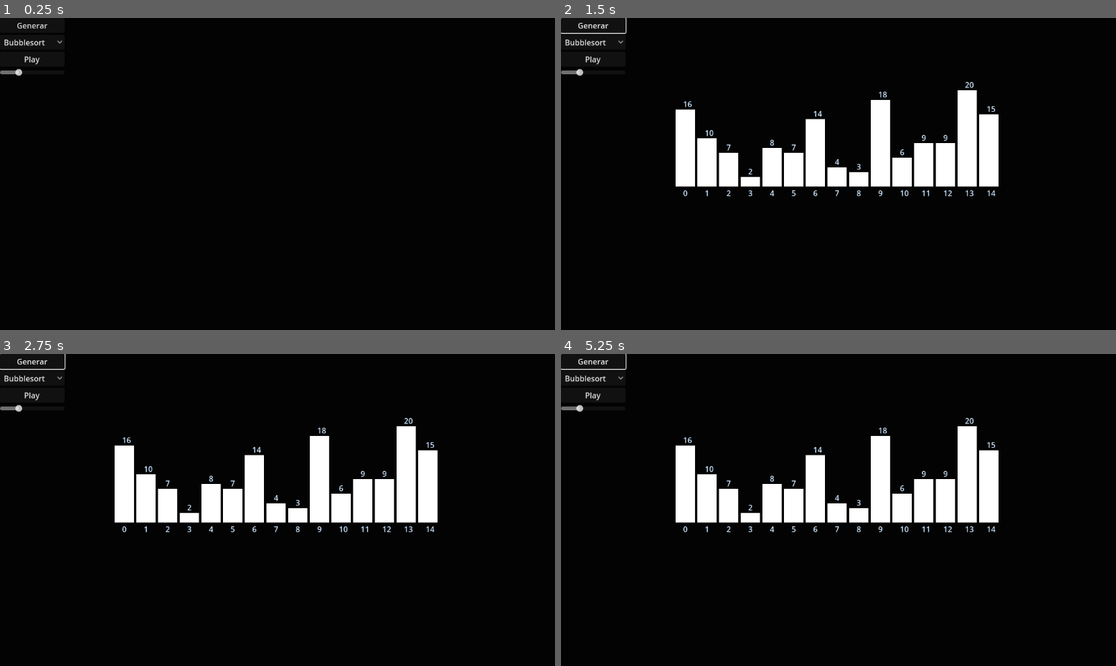
Above: before the commit, frames 1-4 (two rows, left to right).
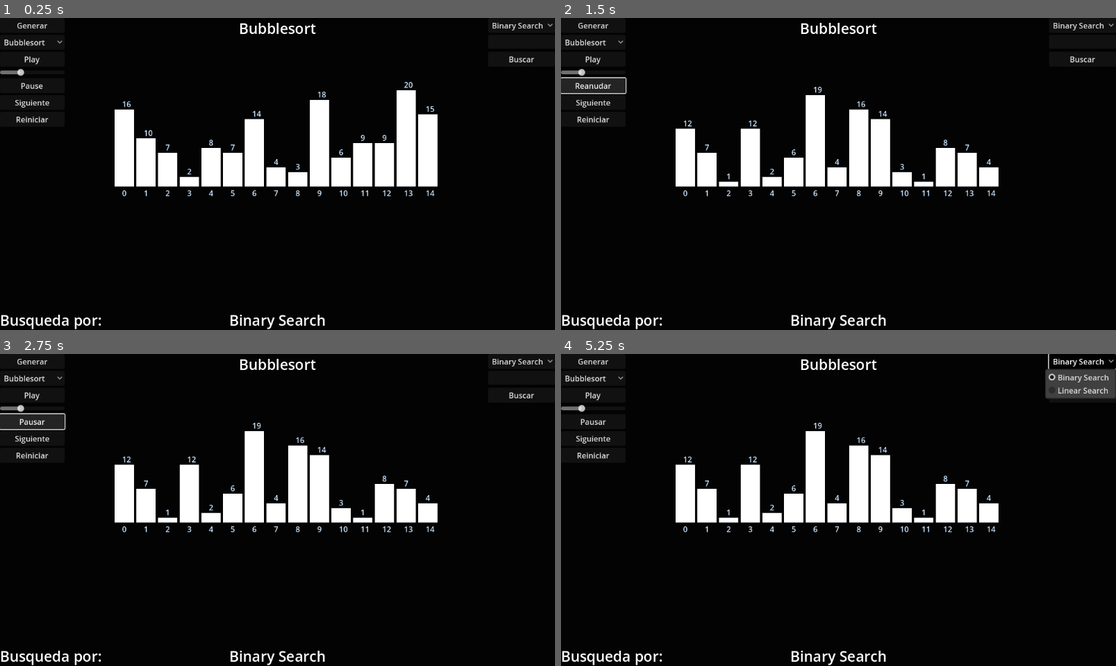
Above: after the commit, the same moments.

Repository: gus0117/godot-sort-visualizer
Game: Godot game, scene res://scenes/main.tscn
Same seed, same stepped clock (60 frames per second), same inputs: the game is played once before the commit and once after it. The project has no main scene, so this scene is started directly.
Inputs (mouse positions are in pixels of both pictures, inside the frame that each line leads up to):
- Up to frame 1 (0.25 s): no input
- Up to frame 2 (1.5 s): click "Generar" at 0.5 s; click (594, 86) at 1.25 s, where only the run after the commit has a clickable "Pause"
- Up to frame 3 (2.75 s): click (33, 422) at 2 s, where only the run after the commit has a clickable "Reanudar"
- Up to frame 4 (5.25 s): click (594, 422) at 2.75 s, where only the run after the commit has a clickable "Pausar"; click (594, 438) at 3.5 s, where only the run after the commit has a clickable "Siguiente"; click (594, 453) at 4.25 s, where only the run after the commit has a clickable "Reiniciar"; click (1082, 360) at 5 s, where only the run after the commit has a clickable "Binary Search"

The runs differ from the first frame. In frame 1, 9.7% of the frame differs, in the area x 0-100%, y 1-100%; in frame 2, 7.0%; in frame 3, 7.0%; in frame 4, 7.5%.

Commit message:
Finish first demo

Diff:
--- a/project.godot
+++ b/project.godot
@@ -17,6 +17,7 @@
 [autoload]
 
 Parameters="*res://scripts/globals/parameters.gd"
+Stepper="*res://scripts/globals/stepper.gd"
 
 [dotnet]
 
--- a/scenes/main.tscn
+++ b/scenes/main.tscn
@@ -1,7 +1,10 @@
-[gd_scene load_steps=3 format=3 uid="uid://bpod25e3l2box"]
+[gd_scene load_steps=4 format=3 uid="uid://bpod25e3l2box"]
 
 [ext_resource type="Script" uid="uid://cj3cmq7qy3664" path="res://scripts/main.gd" id="1_0wfyh"]
 [ext_resource type="PackedScene" uid="uid://5jo2pduvpmmb" path="res://scenes/array_visualizer.tscn" id="1_o5qli"]
+
+[sub_resource type="LabelSettings" id="LabelSettings_0wfyh"]
+font_size = 30
 
 [node name="main" type="Control"]
 layout_mode = 3
@@ -21,10 +24,12 @@
 grow_vertical = 2
 color = Color(0.0142752, 0.0142752, 0.0142752, 1)
 
+[node name="ArrayVisualizer" parent="." instance=ExtResource("1_o5qli")]
+
 [node name="VBoxContainer" type="VBoxContainer" parent="."]
-layout_mode = 0
-offset_right = 40.0
-offset_bottom = 40.0
+layout_mode = 2
+offset_right = 134.0
+offset_bottom = 226.0
 
 [node name="GenerateArray" type="Button" parent="VBoxContainer"]
 layout_mode = 2
@@ -47,15 +52,93 @@
 layout_mode = 2
 text = "Play"
 
-[node name="HSlider" type="HSlider" parent="VBoxContainer"]
+[node name="SpeedSlider" type="HSlider" parent="VBoxContainer"]
 layout_mode = 2
-min_value = 0.05
 max_value = 1.0
 step = 0.05
 value = 0.3
 
-[node name="ArrayVisualizer" parent="." instance=ExtResource("1_o5qli")]
+[node name="PlayPauseButton" type="Button" parent="VBoxContainer"]
+layout_mode = 2
+text = "Pause"
+
+[node name="NextButton" type="Button" parent="VBoxContainer"]
+layout_mode = 2
+text = "Siguiente"
+
+[node name="ResetButton" type="Button" parent="VBoxContainer"]
+layout_mode = 2
+text = "Reiniciar"
+
+[node name="SearchContainer" type="VBoxContainer" parent="."]
+layout_mode = 1
+anchors_preset = 1
+anchor_left = 1.0
+anchor_right = 1.0
+offset_left = -139.0
+offset_bottom = 101.0
+grow_horizontal = 0
+
+[node name="SearchOption" type="OptionButton" parent="SearchContainer"]
+layout_mode = 2
+selected = 0
+item_count = 2
+popup/item_0/text = "Binary Search"
+popup/item_0/id = 0
+popup/item_1/text = "Linear Search"
+popup/item_1/id = 1
+
+[node name="LineEdit" type="LineEdit" parent="SearchContainer"]
+layout_mode = 2
+alignment = 1
+
+[node name="SearchButton" type="Button" parent="SearchContainer"]
+layout_mode = 2
+text = "Buscar"
+
+[node name="Title" type="Label" parent="."]
+layout_mode = 1
+anchors_preset = 5
+anchor_left = 0.5
+anchor_right = 0.5
+offset_left = -38.5
+offset_right = 38.5
+offset_bottom = 23.0
+grow_horizontal = 2
+text = "Algorithm"
+label_settings = SubResource("LabelSettings_0wfyh")
+
+[node name="searchTitle" type="Label" parent="."]
+layout_mode = 1
+anchors_preset = 7
+anchor_left = 0.5
+anchor_top = 1.0
+anchor_right = 0.5
+anchor_bottom = 1.0
+offset_left = -49.0
+offset_top = -42.0
+offset_right = 49.0
+grow_horizontal = 2
+grow_vertical = 0
+text = "Search"
+label_settings = SubResource("LabelSettings_0wfyh")
+horizontal_alignment = 2
+
+[node name="Busqueda" type="Label" parent="."]
+layout_mode = 1
+anchors_preset = 2
+anchor_top = 1.0
+anchor_bottom = 1.0
+offset_top = -42.0
+offset_right = 98.0
+grow_vertical = 0
+text = "Busqueda por:"
+label_settings = SubResource("LabelSettings_0wfyh")
 
 [connection signal="pressed" from="VBoxContainer/GenerateArray" to="." method="_on_generate_pressed"]
 [connection signal="pressed" from="VBoxContainer/Play" to="." method="_on_sort_pressed"]
-[connection signal="value_changed" from="VBoxContainer/HSlider" to="." method="_on_speed_slider_value_changed"]
+[connection signal="value_changed" from="VBoxContainer/SpeedSlider" to="." method="_on_speed_slider_value_changed"]
+[connection signal="pressed" from="VBoxContainer/PlayPauseButton" to="." method="_on_PlayPauseBtn_pressed"]
+[connection signal="pressed" from="VBoxContainer/NextButton" to="." method="_on_NextBtn_pressed"]
+[connection signal="pressed" from="VBoxContainer/ResetButton" to="." method="_on_ResetBtn_pressed"]
+[connection signal="pressed" from="SearchContainer/SearchButton" to="." method="_on_search_pressed"]
--- a/scripts/algorithms/binary_search.gd
+++ b/scripts/algorithms/binary_search.gd
@@ -1,5 +1,5 @@
 extends Node
-
+'''
 func binary_search_step(array: Array, value: int, visualizer: Node) -> void:
 	var inicio = 0
 	var fin = array.size() - 1
@@ -16,3 +16,24 @@
 			inicio = medio + 1
 		else:
 			fin = medio - 1
+'''
+
+func binary_search_step(array: Array, visualizer: Node2D, value: int) -> void:
+	var lo = 0
+	var hi = array.size() - 1
+
+	while lo <= hi:
+		var mid = (lo + hi) >> 1
+		if "set_highlight" in visualizer:
+			visualizer.set_highlight([mid]) # Color.YELLEW
+		await Stepper.wait()
+
+		if array[mid] == value:
+			if "set_highlight" in visualizer:
+				visualizer.set_highlight([mid]) # Color.GREEN
+			await Stepper.wait()
+			return
+		elif array[mid] < value:
+			lo = mid + 1
+		else:
+			hi = mid - 1
--- a/scripts/algorithms/bubblesort.gd
+++ b/scripts/algorithms/bubblesort.gd
@@ -1,15 +1,35 @@
+# res://scripts/algorithms/bubblesort.gd
 extends Node
 
-func bubble_sort_step(array: Array, visualizer: Node) -> void:
+func bubble_sort_step(array: Array, visualizer: Node2D) -> void:
 	var n = array.size()
 	for i in range(n):
 		for j in range(0, n - i - 1):
-			visualizer.set_highlight([j, j+1])
-			await Engine.get_main_loop().create_timer(Parameters.animation_speed).timeout
+			# 1) Mostrar comparación
+			if "set_highlight" in visualizer:
+				visualizer.set_highlight([j, j + 1])
+			await Stepper.wait()
+
+			# 2) Si hay intercambio, resaltarlo y ejecutar
 			if array[j] > array[j + 1]:
-				var temp = array[j]
+				if "set_highlight" in visualizer:
+					visualizer.set_highlight([j, j + 1])
+				await Stepper.wait()
+
+				var tmp = array[j]
 				array[j] = array[j + 1]
-				array[j + 1] = temp
-				visualizer.set_array(array)
-	visualizer.set_highlight([])
-	visualizer.set_array(array)
+				array[j + 1] = tmp
+				if "set_array" in visualizer:
+					visualizer.set_array(array)
+				await Stepper.wait()
+
+		# (Opcional) marcar el último como “fijo” en verde
+		if "set_highlight" in visualizer:
+			visualizer.set_highlight([n - i - 1])
+		await Stepper.wait()
+
+	# Limpieza final
+	if "set_highlight" in visualizer:
+		visualizer.set_highlight([])
+	if "set_array" in visualizer:
+		visualizer.set_array(array)
--- /dev/null
+++ b/scripts/algorithms/insertsort.gd
@@ -0,0 +1,55 @@
+# res://scripts/algorithms/insertion_sort.gd
+extends Node
+
+func insertion_sort_step(array: Array, visualizer: Node2D) -> void:
+	var n = array.size()
+
+	for i in range(1, n):
+		var key = array[i]
+		var j = i - 1
+
+		# 🔹 Mostrar el "key" (elemento actual) en cyan
+		if "set_highlight" in visualizer:
+			#visualizer.set_highlight([i], Color.CYAN)
+			visualizer.set_highlight([i])
+		await Stepper.wait()
+
+		# 🔹 Desplazar hacia la derecha mientras haya elementos mayores que key
+		while j >= 0 and array[j] > key:
+			if "set_highlight" in visualizer:
+				#visualizer.set_highlight([j, j+1], Color.YELLOW)
+				visualizer.set_highlight([j, j+1])
+			await Stepper.wait()
+
+			array[j + 1] = array[j]   # mover a la derecha
+			if "set_array" in visualizer:
+				visualizer.set_array(array)
+			await Stepper.wait()
+
+			j -= 1
+
+		# 🔹 Insertar el key en su posición correcta
+		array[j + 1] = key
+		if "set_array" in visualizer:
+			visualizer.set_array(array)
+		if "set_highlight" in visualizer:
+			#visualizer.set_highlight([j+1], Color.ORANGE)
+			visualizer.set_highlight([j+1])
+		await Stepper.wait()
+
+		# 🔹 Marcar en verde todos los ya ordenados hasta i
+		if "set_highlight" in visualizer:
+			var ordered = []
+			for k in range(i+1):
+				ordered.append(k)
+			#visualizer.set_highlight(ordered, Color.GREEN)
+			visualizer.set_highlight(ordered)
+		await Stepper.wait()
+
+	# 🔹 Marcar todo en verde al final
+	if "set_highlight" in visualizer:
+		var all = []
+		for k in range(n):
+			all.append(k)
+		#visualizer.set_highlight(all, Color.GREEN)
+		visualizer.set_highlight(all)
--- /dev/null
+++ b/scripts/algorithms/linear_search.gd
@@ -0,0 +1,31 @@
+# res://scripts/algorithms/linear_search.gd
+extends Node
+
+func linear_search_step(array: Array, visualizer: Node2D, target: int) -> int:
+	var n = array.size()
+
+	for i in range(n):
+		# 🔹 Resaltar comparación actual
+		if "set_highlight" in visualizer:
+			#visualizer.set_highlight([i], Color.YELLOW)
+			visualizer.set_highlight([i])
+		await Stepper.wait()
+
+		if array[i] == target:
+			# 🔹 Si se encuentra, marcar en verde
+			if "set_highlight" in visualizer:
+				#visualizer.set_highlight([i], Color.GREEN)
+				visualizer.set_highlight([i])
+			await Stepper.wait()
+			return i
+
+	# 🔹 Si no se encontró, marcar todo en rojo
+	if "set_highlight" in visualizer:
+		var all_indices = []
+		for j in range(n):
+			all_indices.append(j)
+		#visualizer.set_highlight(all_indices, Color.RED)
+		visualizer.set_highlight(all_indices)
+	await Stepper.wait()
+
+	return -1
--- /dev/null
+++ b/scripts/algorithms/quicksort.gd
@@ -0,0 +1,69 @@
+# res://scripts/algorithms/quicksort.gd
+extends Node
+
+func quicksort_step(array: Array, visualizer: Node2D, low: int = 0, high: int = -1) -> void:
+	if high == -1:
+		high = array.size() - 1
+
+	if low < high:
+		var p = await partition(array, visualizer, low, high)
+		await quicksort_step(array, visualizer, low, p - 1)
+		await quicksort_step(array, visualizer, p + 1, high)
+
+# 🔹 Partición de Lomuto
+func partition(array: Array, visualizer: Node2D, low: int, high: int) -> int:
+	var pivot = array[high]
+	var i = low - 1
+
+	# 🔹 Marcar pivote en cyan
+	if "set_highlight" in visualizer:
+		#visualizer.set_highlight([high], Color.CYAN)
+		visualizer.set_highlight([high])
+	await Stepper.wait()
+
+	for j in range(low, high):
+		# 🔹 Comparación en amarillo
+		if "set_highlight" in visualizer:
+			#visualizer.set_highlight([j, high], Color.YELLOW)
+			visualizer.set_highlight([j, high])
+		await Stepper.wait()
+
+		if array[j] <= pivot:
+			i += 1
+			if i != j:
+				# 🔹 Intercambio en rojo
+				if "set_highlight" in visualizer:
+					#visualizer.set_highlight([i, j], Color.RED)
+					visualizer.set_highlight([i, j])
+				await Stepper.wait()
+
+				var temp = array[i]
+				array[i] = array[j]
+				array[j] = temp
+
+				if "set_array" in visualizer:
+					visualizer.set_array(array)
+				await Stepper.wait()
+
+	# Colocar pivote en su lugar
+	if i + 1 != high:
+		if "set_highlight" in visualizer:
+			#visualizer.set_highlight([i + 1, high], Color.MAGENTA)
+			visualizer.set_highlight([i + 1, high])
+		await Stepper.wait()
+
+		var temp2 = array[i + 1]
+		array[i + 1] = array[high]
+		array[high] = temp2
+
+		if "set_array" in visualizer:
+			visualizer.set_array(array)
+		await Stepper.wait()
+
+	# 🔹 Marcar posición final del pivote como verde
+	if "set_highlight" in visualizer:
+		#visualizer.set_highlight([i + 1], Color.GREEN)
+		visualizer.set_highlight([i + 1])
+	await Stepper.wait()
+
+	return i + 1
--- /dev/null
+++ b/scripts/algorithms/selectionsort.gd
@@ -0,0 +1,65 @@
+extends Node
+
+'''
+func bubble_sort_step(array: Array, visualizer: Node) -> void:
+	var n = array.size()
+	for i in range(n):
+		for j in range(0, n - i - 1):
+			visualizer.set_highlight([j, j+1])
+			await Engine.get_main_loop().create_timer(Parameters.animation_speed).timeout
+			if array[j] > array[j + 1]:
+				var temp = array[j]
+				array[j] = array[j + 1]
+				array[j + 1] = temp
+				visualizer.set_array(array)
+	visualizer.set_highlight([])
+	visualizer.set_array(array)
+'''
+
+func selection_sort_step(array: Array, visualizer: Node2D) -> void:
+	var n = array.size()
+
+	for i in range(n - 1):
+		var min_index = i
+
+		# 🔹 Resaltar el inicio de la nueva iteración
+		if "set_highlight" in visualizer:
+			visualizer.set_highlight([i])
+		await Stepper.wait()
+
+		# Buscar el mínimo en el subarray restante
+		for j in range(i + 1, n):
+			if "set_highlight" in visualizer:
+				visualizer.set_highlight([min_index, j])
+			await Stepper.wait()
+
+			if array[j] < array[min_index]:
+				min_index = j
+				if "set_highlight" in visualizer:
+					visualizer.set_highlight([i, min_index])
+				await Stepper.wait()
+
+		# Si se encontró un nuevo mínimo, hacer el swap
+		if min_index != i:
+			if "set_highlight" in visualizer:
+				visualizer.set_highlight([i, min_index])
+			await Stepper.wait()
+
+			var temp = array[i]
+			array[i] = array[min_index]
+			array[min_index] = temp
+
+			if "set_array" in visualizer:
+				visualizer.set_array(array)
+			await Stepper.wait()
+
+		# 🔹 Marcar el elemento en su posición final como verde
+		if "set_highlight" in visualizer:
+			visualizer.set_highlight([i])
+		await Stepper.wait()
+
+	# Marcar el último elemento como verde (ya ordenado)
+	if "set_highlight" in visualizer:
+		visualizer.set_highlight([n - 1])
+	if "set_array" in visualizer:
+		visualizer.set_array(array)
--- /dev/null
+++ b/scripts/globals/stepper.gd
@@ -0,0 +1,33 @@
+# res://scripts/Stepper.gd
+extends Node
+
+var playing: bool = true        # true = reproduce automático, false = modo paso a paso
+var delay: float = 0.3          # retraso entre pasos cuando está "playing"
+var _sem := Semaphore.new()     # para liberar "un paso" cuando está pausado
+
+func set_delay(value: float) -> void:
+	delay = max(0.0, value)
+
+func set_playing(value: bool) -> void:
+	playing = value
+	if playing:
+		# Reiniciamos el semáforo para descartar clics de “Siguiente” acumulados
+		_sem = Semaphore.new()
+
+func toggle_play() -> void:
+	set_playing(!playing)
+
+func next_step() -> void:
+	# Libera exactamente un "paso" cuando está en pausa
+	_sem.post()
+
+func wait() -> void:
+	# Punto de sincronización para los algoritmos: comparación, intercambio, etc.
+	if playing:
+		await Engine.get_main_loop().create_timer(delay).timeout
+	else:
+		# Esperar paso sin congelar la UI
+		while _sem.try_wait() == false:
+			await get_tree().process_frame
+		# Deja respirar siempre al motor
+		await get_tree().process_frame
--- a/scripts/main.gd
+++ b/scripts/main.gd
@@ -2,32 +2,77 @@
 
 @onready var visualizer = $ArrayVisualizer
 @onready var sort_option = $VBoxContainer/SortOption
-#@onready var search_option = $VBoxContainer/OptionButton
-#@onready var input_value = $VBoxContainer/LineEdit
+@onready var search_option = $SearchContainer/SearchOption
+@onready var input_value = $SearchContainer/LineEdit
+@onready var speed_slider = $VBoxContainer/SpeedSlider
+@onready var play_pause_btn = $VBoxContainer/PlayPauseButton
+@onready var next_btn = $VBoxContainer/NextButton
+@onready var title: Label = $Title
+@onready var search_title: Label = $searchTitle
 
 var array: Array = []
+var reboot_array: Array = []
 
 func _ready():
 	# Opciones iniciales
-	Parameters.animation_speed = 1 - $VBoxContainer/HSlider.value
-	sort_option.add_item("Bubble Sort")
+	Parameters.animation_speed = 1 - speed_slider.value
+	Stepper.set_delay(1 - speed_slider.value)  # velocidad inicial
+	title.text = sort_option.text
+	search_title.text = search_option.text
 	#search_option.add_item("Búsqueda Binaria")
+	_on_generate_pressed()
 
 func _on_generate_pressed():
 	array = []
 	for i in range(15):
 		array.append(randi() % 20 + 1)
+	reboot_array = array.duplicate()
 	visualizer.set_array(array)
 
 func _on_sort_pressed():
+	title.text = sort_option.text
 	match sort_option.selected:
 		0: await load("res://scripts/algorithms/bubblesort.gd").new().bubble_sort_step(array, visualizer)
+		1: await load("res://scripts/algorithms/insertsort.gd").new().insertion_sort_step(array, visualizer)
+		2: await load("res://scripts/algorithms/selectionsort.gd").new().selection_sort_step(array, visualizer)
+		3: await load("res://scripts/algorithms/quicksort.gd").new().quicksort_step(array, visualizer)
 
 func _on_speed_slider_value_changed(value: float) -> void:
-	Parameters.animation_speed = 1-value
+	Parameters.animation_speed = 1 - value
+	Stepper.set_delay(1 - value)
 
 func _on_search_pressed():
-	pass
-	#var value = input_value.text.to_int()
-	#match search_option.selected:
-	#	0: await load("res://scripts/algorithms/binary_search.gd").new().binary_search_step(array, value, visualizer)
+	var value = input_value.text.to_int()
+	search_title.text = search_option.text
+	match search_option.selected:
+		0: await load("res://scripts/algorithms/binary_search.gd").new().binary_search_step(array, visualizer, value)
+		1: await load("res://scripts/algorithms/linear_search.gd").new().linear_search_step(array, visualizer, value)
+
+func _on_PlayPauseBtn_pressed() -> void:
+	Stepper.toggle_play()
+	play_pause_btn.text =  "Pausar" if Stepper.playing else "Reanudar"
+
+func _on_NextBtn_pressed() -> void:
+	Stepper.next_step()
+
+func generate_array() -> Array:
+	var arr: Array = []
+	for i in range(10):
+		arr.append(randi() % 20 + 1)
+	return arr
+
+func _on_ResetBtn_pressed() -> void:
+	# 1. Resetear Stepper a modo auto
+	Stepper.set_playing(true)
+	play_pause_btn.text =  "Pausar" if Stepper.playing else "Reanudar"
+
+	# 2. Restaurar array inicial (o generar otro nuevo si querés aleatorio)
+	#var reset_array = generate_array()  # o usa original_array si lo guardaste
+	array = reboot_array.duplicate()
+
+	# 3. Refrescar visualizador
+	visualizer.set_array(array)
+	visualizer.set_highlight([])
+
+	# 4. (Opcional) detener cualquier corrutina previa
+	get_tree().call_group_flags(SceneTree.GROUP_CALL_DEFAULT, "sorting_tasks", "queue_free")
Not shown, added: scripts/algorithms/insertsort.gd.uid
Not shown, added: scripts/algorithms/linear_search.gd.uid
Not shown, added: scripts/algorithms/quicksort.gd.uid
Not shown, added: scripts/algorithms/selectionsort.gd.uid
Not shown, added: scripts/globals/stepper.gd.uid
